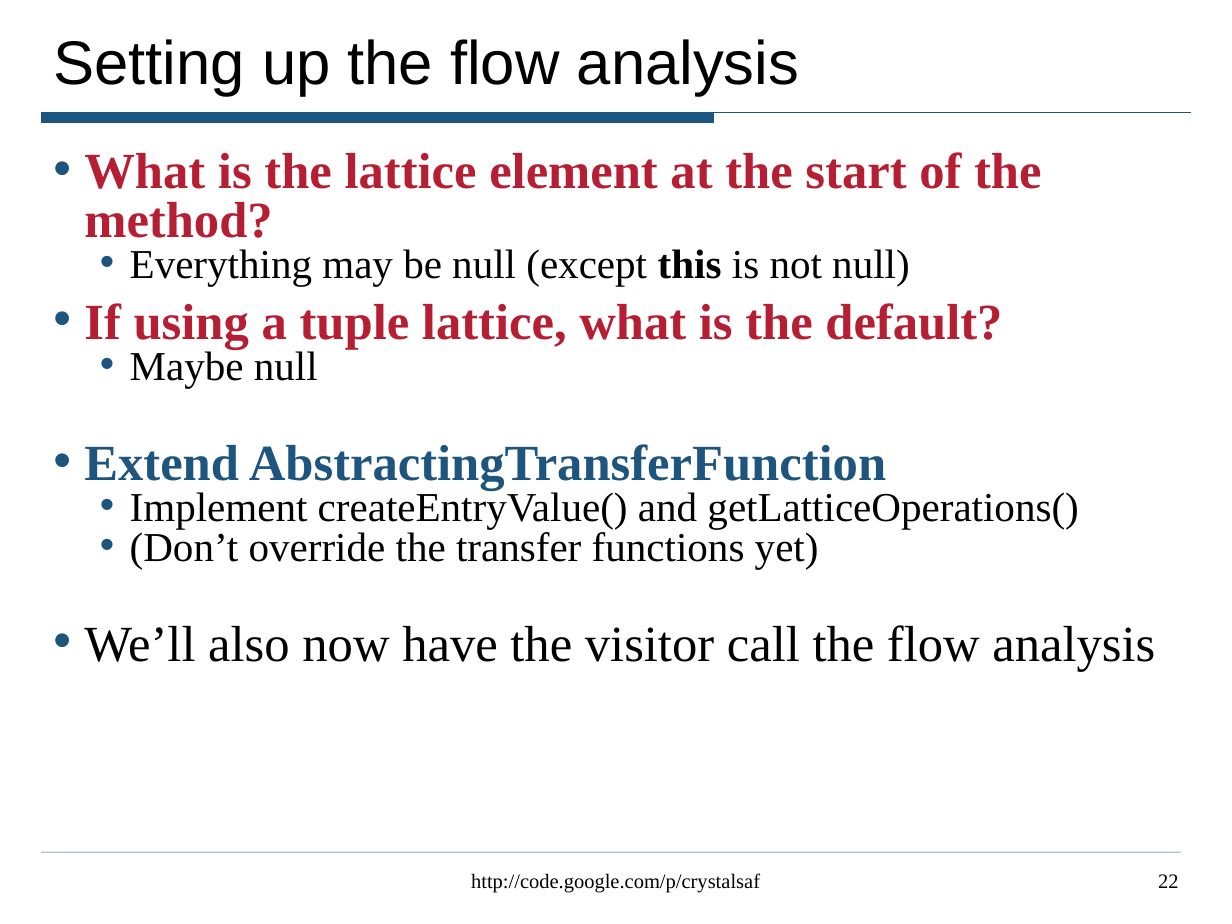
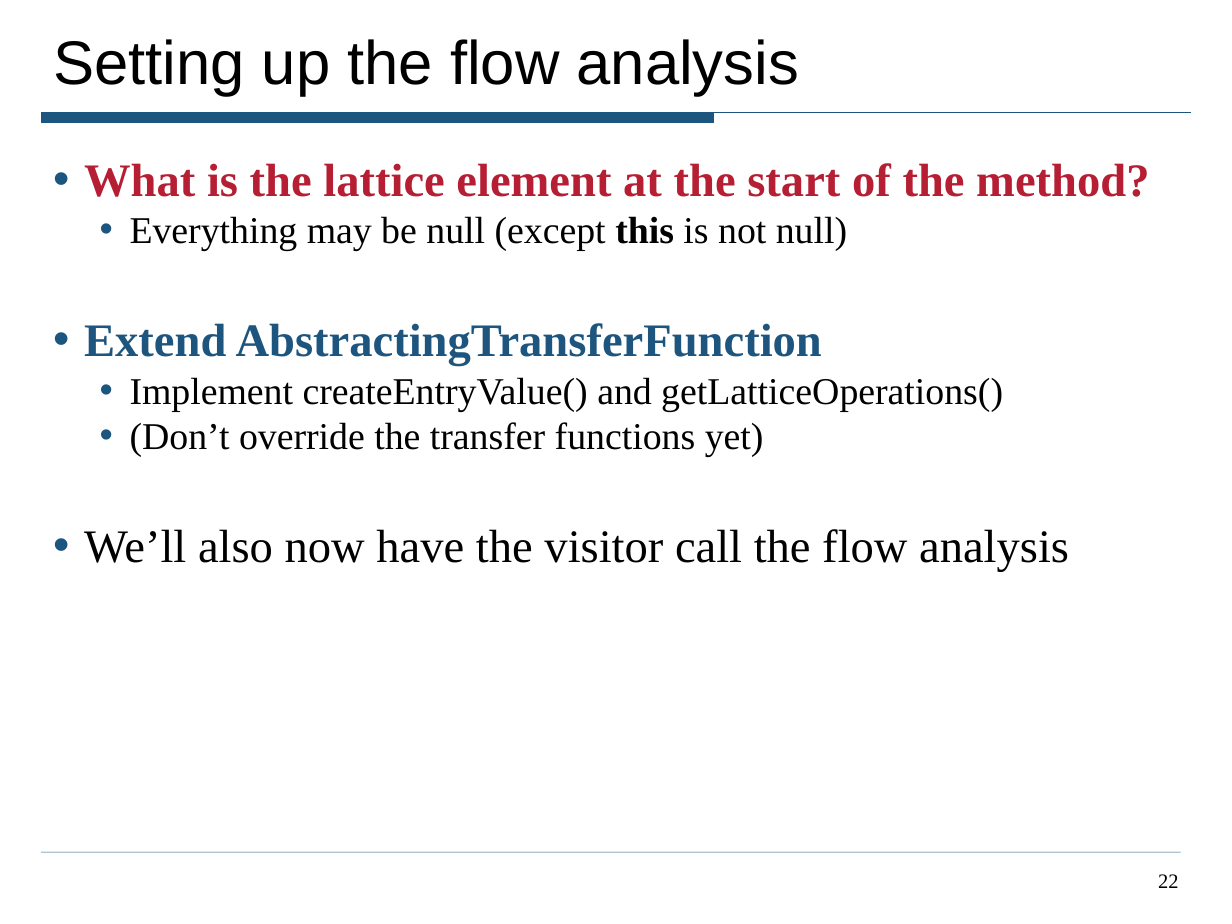
Before and after one commit to roterdam/crystalsaf, a slide deck: slide 22 of TutorialExamples/CrystalTutorial.ppt. Drawn at 1232x924 pixels with LibreOffice and Linux fonts; fonts in the diff are those of the drawing. Boxes give left, top, right and bottom in pixels: in the first picture for what was removed or moved away, otherwise in the second. Text is boxed around its words. In the diff, an @@ line names an element or a change of style, - is before the commit and + after.

```diff
--- a/TutorialExamples/CrystalTutorial.ppt
+++ b/TutorialExamples/CrystalTutorial.ppt
@@ text "What is the lattice element ..." at (84,163,1149,572): size 29.6 to 27.2 pt in "What is the lattice element at the ...", "Extend AbstractingTransferFunction", "We’ll also now have the visitor call ..."; size 24.1 to 22.1 pt in "Everything may be null (except this is ...", "Implement createEntryValue() and getLatticeOperations()", "(Don’t override the transfer functions yet)"; line spacing 0.8 to 1 @@
@@ text at (84,303,1002,388): paragraphs removed @@
-• If using a tuple lattice, what is the default?
-  • Maybe null
@@ text removed at (471,873,760,893) @@
-http://code.google.com/p/crystalsaf
```
Also in this commit, not shown: 35 other slides changed, 2 slides added.
